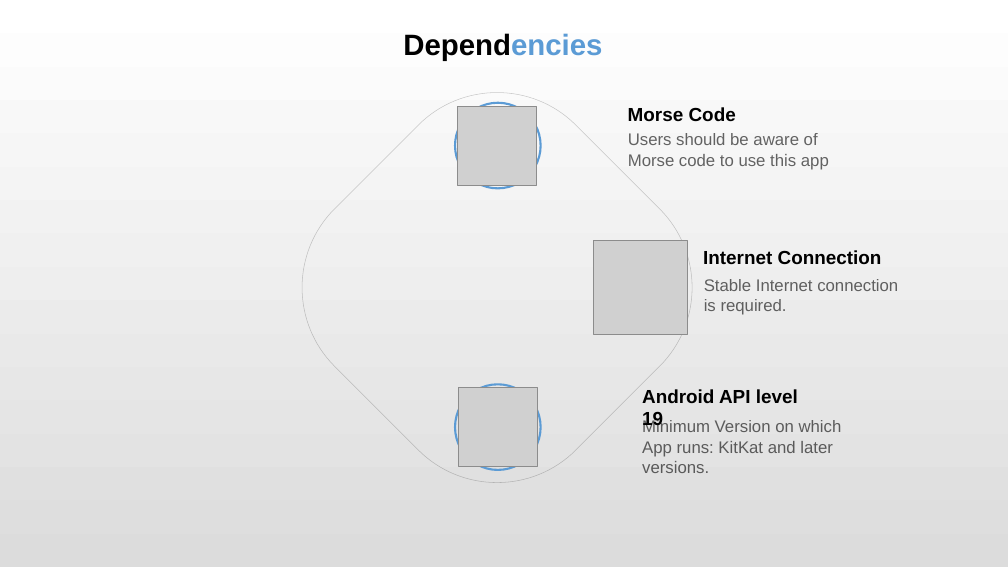
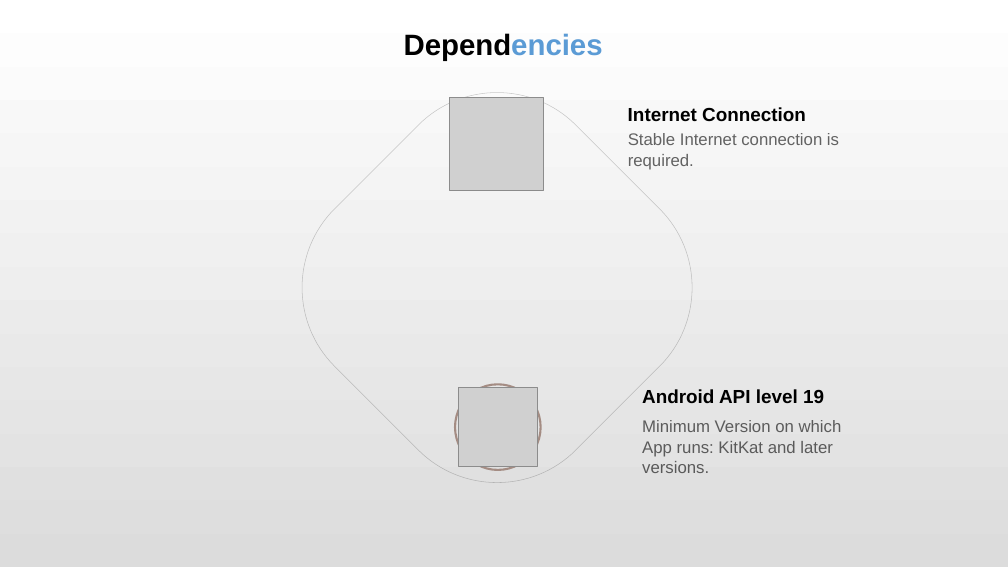
Before and after one commit to Durgnan/Final_Year_Project, a slide deck: slide 12 of Phase PPT/Durgesh Nandan/0th Phase/SakshamPPT.pptx. Drawn at 1008x567 pixels with LibreOffice and Linux fonts; fonts in the diff are those of the drawing; grey boxes stand for pictures. Boxes give left, top, right and bottom in pixels: in the first picture for what was removed or moved away, otherwise in the second. Text is boxed around its words. In the diff, an @@ line names an element or a change of style, - is before the commit and + after.

```diff
--- a/Phase PPT/Durgesh Nandan/0th Phase/SakshamPPT.pptx
+++ b/Phase PPT/Durgesh Nandan/0th Phase/SakshamPPT.pptx
@@ freeform shape at [302,92,693,482]: outline redrawn @@
@@ picture: place and size @@
-picture at [594,241,687,335]
+picture at [450,97,544,191]
@@ ellipse removed at [455,103,541,188] @@
@@ picture removed at [457,106,536,185] @@
@@ text "Internet Connection": place and size @@
-text "Internet Connection" at [703,250,882,264]
+text "Internet Connection" at [628,107,806,122]
@@ text removed at [628,107,736,122] @@
-Morse Code
@@ text "Stable Internet connection is required." rewrapped from [704,279,898,315] to [628,133,839,170] @@
@@ text removed at [628,133,829,170] @@
-Users should be aware of Morse code to use this app
@@ ellipse at [455,384,541,470]: outline #ED7D31 2 pt to #A48C83 2 pt @@
@@ text "Android API level 19" rewrapped from [642,389,798,430] to [642,389,824,403] @@
```
Also in this commit, not shown: 10 other slides changed, 2 slides added, 2 slides removed, 1 other file.
